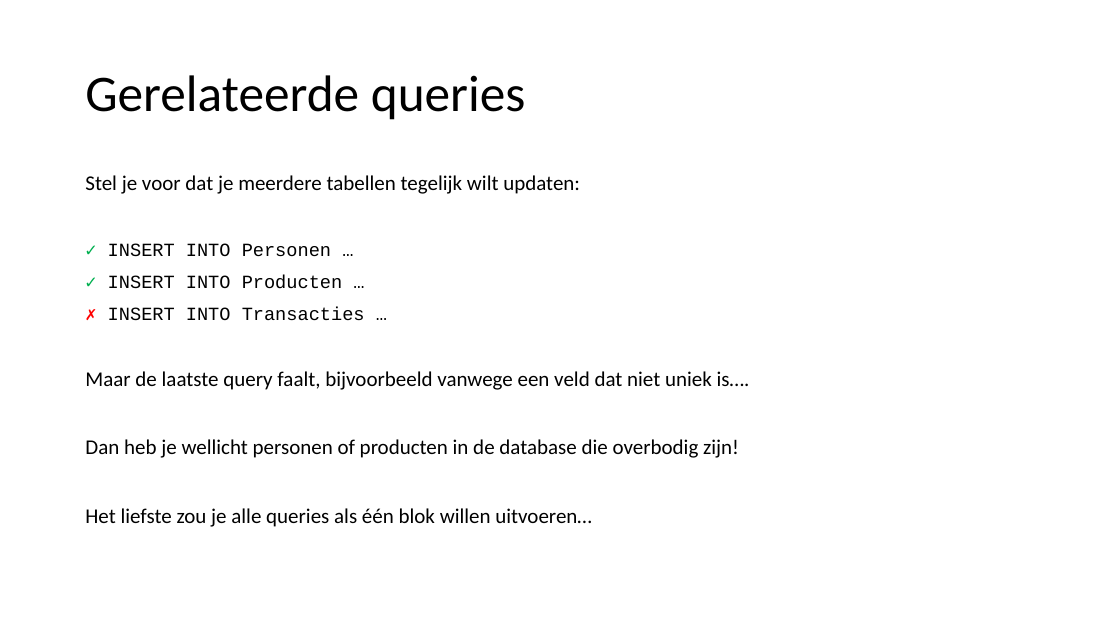
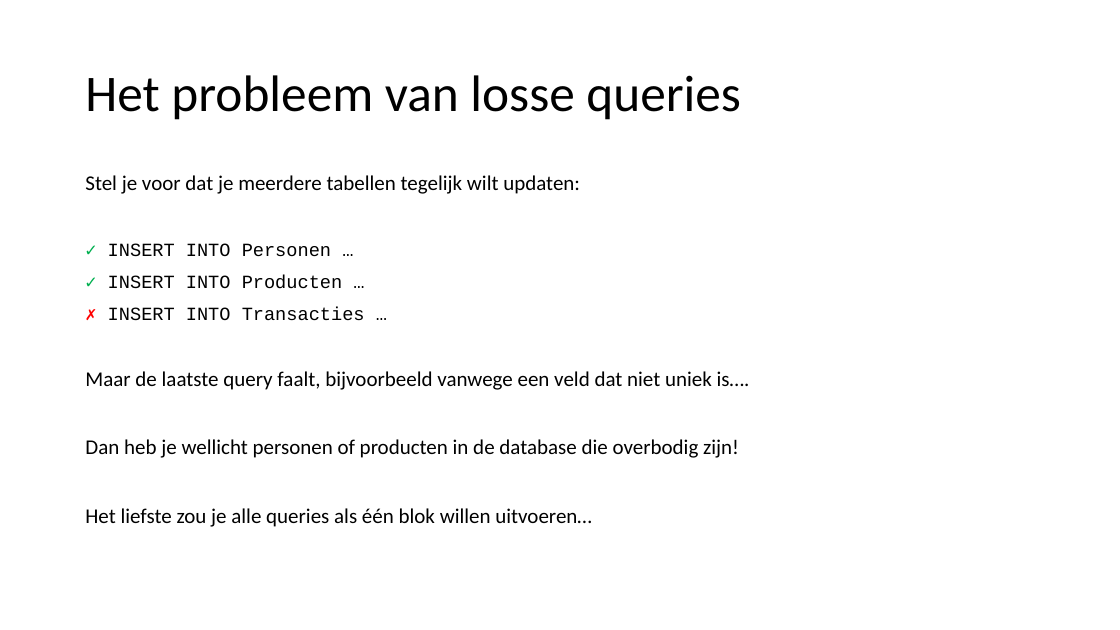
Before and after one commit to LFKoning/knowledge-sharing, a slide deck: slide 20 of sql/terugkom_ochtend/sql_terugkom_ochtend.pptx (slide 14 before the commit). Drawn at 1120x630 pixels with LibreOffice and Linux fonts; fonts in the diff are those of the drawing. Boxes give left, top, right and bottom in pixels: in the first picture for what was removed or moved away, otherwise in the second. Text is boxed around its words. In the diff, an @@ line names an element or a change of style, - is before the commit and + after.

```diff
--- a/sql/terugkom_ochtend/sql_terugkom_ochtend.pptx
+++ b/sql/terugkom_ochtend/sql_terugkom_ochtend.pptx
@@ title at (x1=85, y1=75, x2=741, y2=120): text changed @@
-Gerelateerde queries
+Het probleem van losse queries
```
Also in this commit, not shown: 9 other slides changed, 18 slides added, 9 slides removed, 9 other files.
